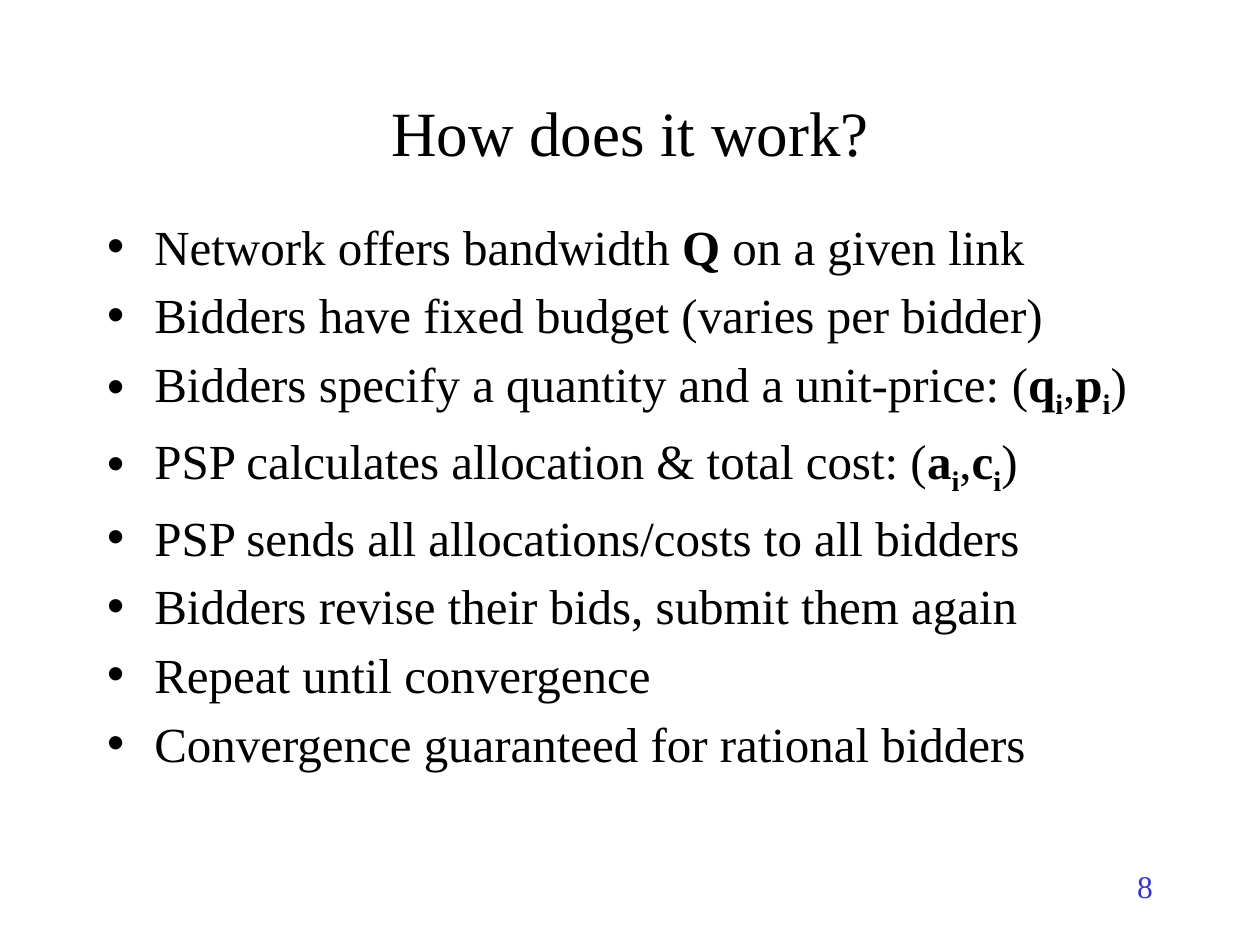
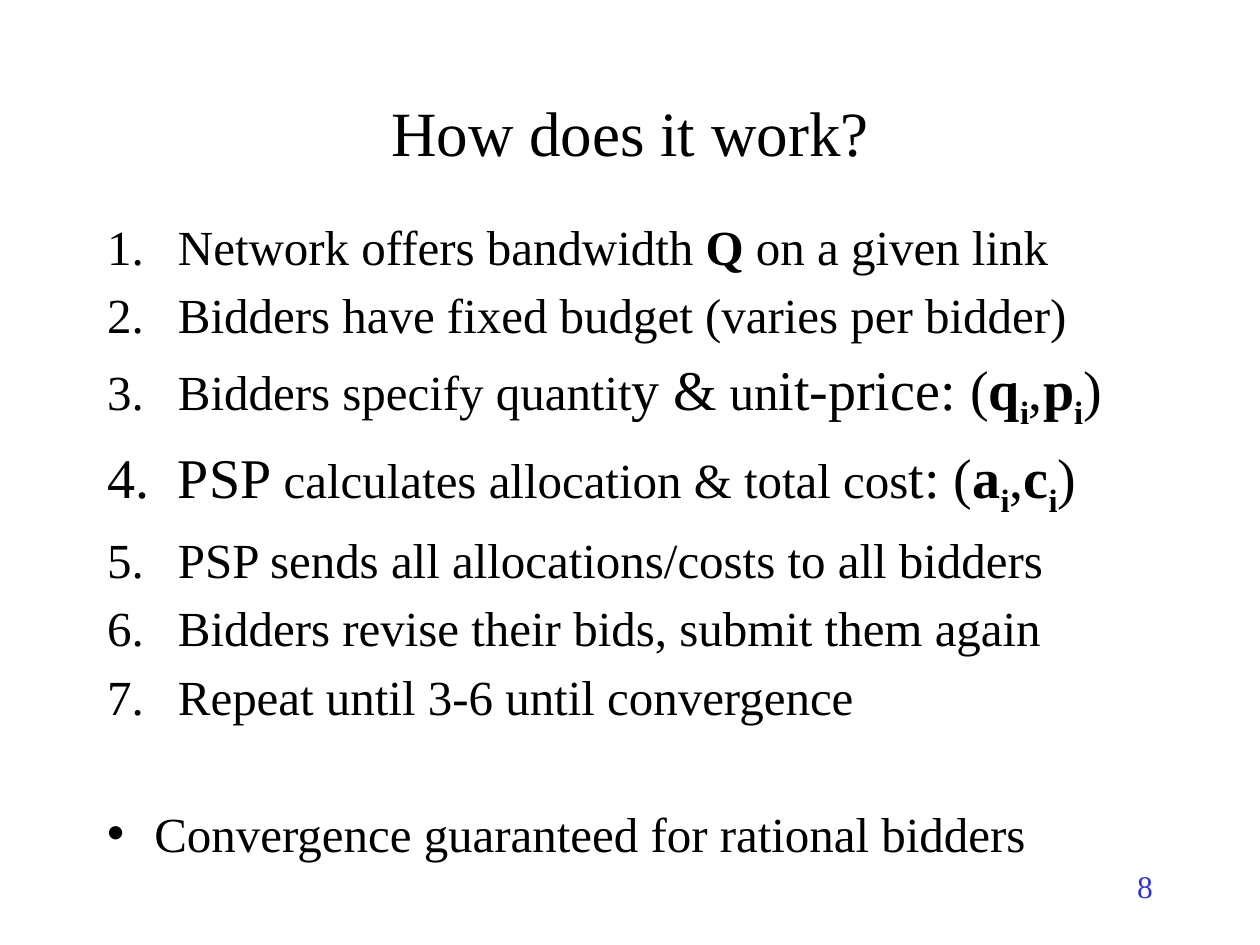
Before and after one commit to TonyWildish/P2P-Auction, a slide deck: slide 8 of Slides/PSP-2.pptx. Drawn at 1260x945 pixels with LibreOffice and Linux fonts; fonts in the diff are those of the drawing. Boxes give left, top, right and bottom in pixels: in the first picture for what was removed or moved away, otherwise in the second. Text is boxed around its words. In the diff, an @@ line names an element or a change of style, - is before the commit and + after.

```diff
--- a/Slides/PSP-2.pptx
+++ b/Slides/PSP-2.pptx
@@ text at [178, 230, 1066, 656]: size 28 to 32 pt in "PSP cost: (ai,ci)"; bullet • to 1.; list level 2 to 1 in "PSP calculates allocation & total ..." @@
@@ text at [178, 373, 956, 421]: text changed @@
-  • Bidders specify a quantity and a unit-price: (qi,pi)
+3. Bidders specify quantity & unit-price: (qi,pi)
@@ text at [178, 681, 853, 725]: text changed @@
-• Repeat until convergence
+7. Repeat until 3-6 until convergence
```
Also in this commit, not shown: 3 other slides changed, 1 other file.
